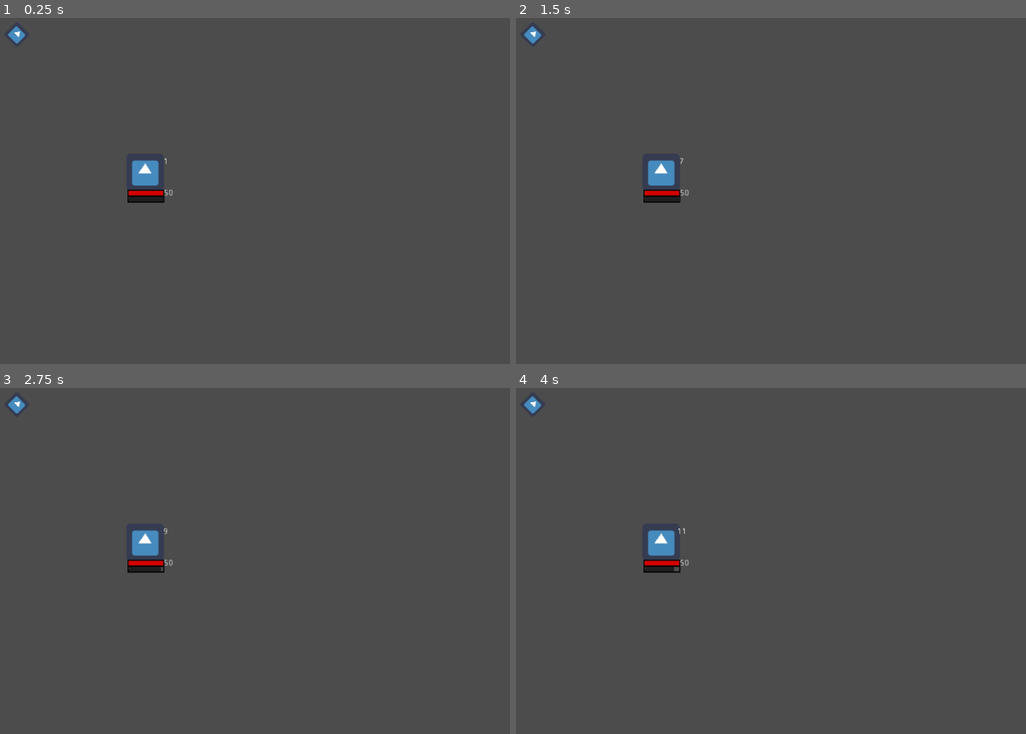
Above: before the commit, frames 1-4 (two rows, left to right).
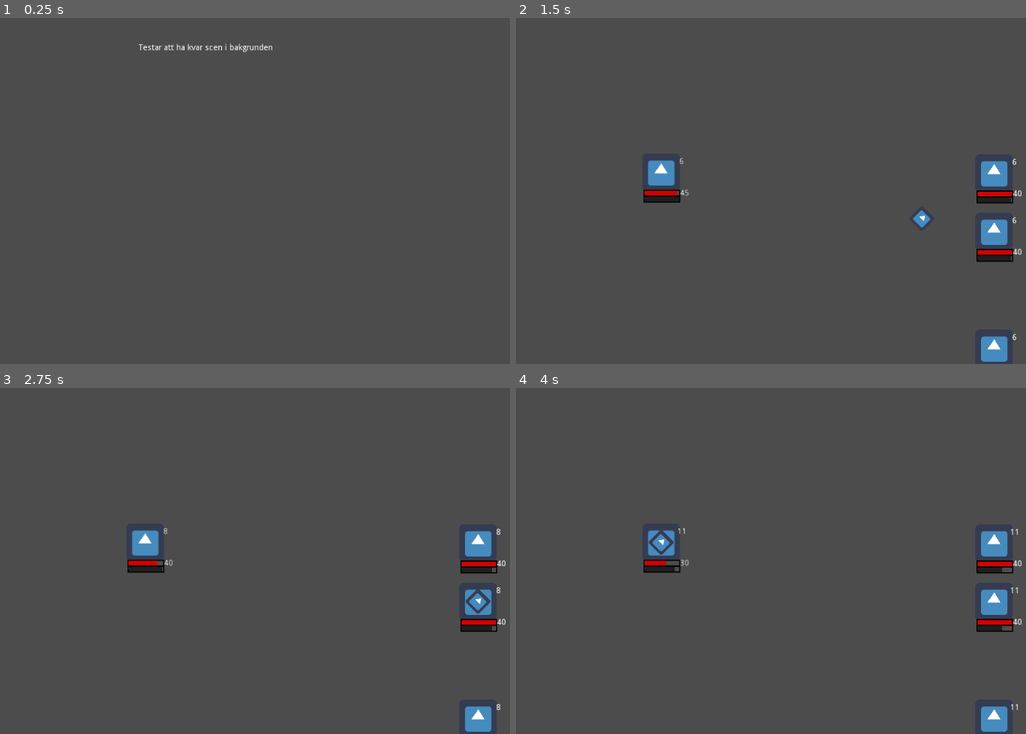
Above: after the commit, the same moments.

Repository: h19mili/Projekt_Fleorune.VM
Game: Godot game, scene res://Test_combat.tscn
The game is run twice, just before and just after one commit, with the same random seed, the same clock (stepped at 60 frames per second) and the same inputs. Before the commit the project starts from res://Main.tscn. The engine's default icon, where the game draws it, is replaced by a stand-in: a white triangle on a blue panel in a dark square.
Inputs:
- Up to frame 1 (0.25 s): no input
- Up to frame 2 (1.5 s): tap Enter (ui_accept) at 0.5, 0.77, 1.25 s; hold Right (ui_right) 0.53-1.28 s; tap A (ui_a) at 0.6, 1.35 s; hold Down (ui_down) from 1.28 s (still down)
- Up to frame 3 (2.75 s): tap Enter (ui_accept) at 1.52, 2 s; release Down (ui_down) at 2.03 s; hold Right (ui_right) from 2.03 s (still down); tap A (ui_a) at 2.1 s
- Up to frame 4 (4 s): tap Enter (ui_accept) at 2.75, 3.02, 3.5, 3.77 s; release Right (ui_right) at 2.78 s; hold Up (ui_up) 2.78-3.53 s; tap A (ui_a) at 2.85, 3.6 s; hold Left (ui_left) from 3.53 s (still down)

The runs differ from the first frame. In frame 1, 1.0% of the frame differs, in the area x 1-54%, y 2-54%; in frame 2, 2.0%; in frame 3, 1.8%; in frame 4, 2.0%, in the area x 1-100%, y 2-100%.
Error before the commit: Division By Zero in operator '%'. (res://Arrow.gd:54)

Commit message:
Skillthings

Diff:
--- a/Job.gd
+++ b/Job.gd
@@ -3,8 +3,17 @@
 class_name Job
 
 onready var stats = get_node("..")
+onready var skills = $Skills
+export(Array) var Starting_skills #= ["res://Skills/Fireball.tres"]
+var skilllista = []
+export(PackedScene) var character_skills_scene : PackedScene
 
 export var statblock : Resource
 func _ready():
 	stats.character(statblock)
+	if Starting_skills != null and Starting_skills.size() > 0:
+		for skill in Starting_skills:
+			var new_skill = character_skills_scene.instance()
+			new_skill.initialize(skill, Skillcraft)
+			skills.add_child(new_skill)
 	pass
--- /dev/null
+++ b/Player karaktär/Characterskills.gd
@@ -0,0 +1,20 @@
+extends Node
+
+
+class_name Characterskills
+
+var Skill_text : String
+var mana_cost : int
+var base_damage : int
+var fire_damage : int
+var Hit_chance : float
+
+
+func initialize(skill, Skill):
+	name = skill.Skill_name
+	Skill_text = skill.Skill_text
+	mana_cost = skill.mana_cost
+	base_damage = skill.base_damage
+	fire_damage = skill.fire_damage
+	Hit_chance = skill.Hit_chance
+	return(self)
--- a/Player karaktär/Player.tscn
+++ b/Player karaktär/Player.tscn
@@ -10,6 +10,8 @@
 [ext_resource path="res://Player karaktär/Healthbar.gd" type="Script" id=8]
 [ext_resource path="res://Job.gd" type="Script" id=9]
 [ext_resource path="res://Player karaktär/Mana_bar.gd" type="Script" id=10]
+[ext_resource path="res://Player karaktär/Skills.tscn" type="PackedScene" id=11]
+[ext_resource path="res://Skills/Fireball.tres" type="Resource" id=12]
 
 [node name="Player" type="Node2D"]
 position = Vector2( -268.303, -1.335 )
@@ -23,7 +25,11 @@
 
 [node name="Job" type="Node" parent="."]
 script = ExtResource( 9 )
+Starting_skills = [ ExtResource( 12 ) ]
+character_skills_scene = ExtResource( 11 )
 statblock = ExtResource( 1 )
+
+[node name="Skills" parent="Job" instance=ExtResource( 11 )]
 
 [node name="Healthbar" type="TextureProgress" parent="."]
 margin_left = -30.0
--- /dev/null
+++ b/Player karaktär/Skills.tscn
@@ -0,0 +1,6 @@
+[gd_scene load_steps=2 format=2]
+
+[ext_resource path="res://Player karaktär/Characterskills.gd" type="Script" id=1]
+
+[node name="Skills" type="Node"]
+script = ExtResource( 1 )
--- a/Player.gd
+++ b/Player.gd
@@ -1,7 +1,6 @@
 extends Battler
-# Declare member variables here. Examples:
-# var a = 2
-# var b = "text",
+
+
 var Etarget : Battler
 onready var select_arrow = get_node("../../Arrow")
 # Called when the node enters the scene tree for the first time.
@@ -20,7 +19,7 @@
 	pass
 
 
-#	pass
+
 func my_turn(targets):
 	CURRENT_DMG = get_node("Battler_Action").Attack_action()
 	if Current_HP > 0:
--- /dev/null
+++ b/Skills/Fireball.tres
@@ -0,0 +1,12 @@
+[gd_resource type="Resource" load_steps=2 format=2]
+
+[ext_resource path="res://Skills/Skillcraft.gd" type="Script" id=1]
+
+[resource]
+script = ExtResource( 1 )
+Skill_name = "firecall"
+Skill_text = "A ball of fire"
+mana_cost = 5
+base_damage = 10
+fire_damage = 0
+Hit_chance = 0.75
--- a/Skills/Skill.gd
+++ b/Skills/Skillcraft.gd
@@ -1,13 +1,14 @@
 extends Resource
 
 
-class_name Skill
+class_name Skillcraft
 
 export var Skill_name : String = "Skill"
 export var Skill_text : String = ""
 
 
 export var mana_cost : int
-export var base_damag : int
+export var base_damage : int
+export var fire_damage : int
 
 export(float, 0.0, 1.0) var Hit_chance : float
--- a/Test_combat.gd
+++ b/Test_combat.gd
@@ -3,15 +3,13 @@
 
 var scene = preload("Main.tscn").instance()
 var enemies : Array = []
-# Declare member variables here. Examples:
-# var a = 2
-# var b = "text"
+
 
 
 # Called when the node enters the scene tree for the first time.
 func _ready():
 	randomize()
-	pass # Replace with function body.
+	pass
 
 
 # Called every frame. 'delta' is the elapsed time since the previous frame.
--- a/project.godot
+++ b/project.godot
@@ -15,6 +15,11 @@
 "path": "res://Battler.gd"
 }, {
 "base": "Node",
+"class": "Characterskills",
+"language": "GDScript",
+"path": "res://Player karaktär/Characterskills.gd"
+}, {
+"base": "Node",
 "class": "Combataction",
 "language": "GDScript",
 "path": "res://Player karaktär/Battler_Action.gd"
@@ -25,9 +30,9 @@
 "path": "res://Job.gd"
 }, {
 "base": "Resource",
-"class": "Skill",
+"class": "Skillcraft",
 "language": "GDScript",
-"path": "res://Skills/Skill.gd"
+"path": "res://Skills/Skillcraft.gd"
 }, {
 "base": "Resource",
 "class": "Statblock",
@@ -41,9 +46,10 @@
 } ]
 _global_script_class_icons={
 "Battler": "",
+"Characterskills": "",
 "Combataction": "",
 "Job": "",
-"Skill": "",
+"Skillcraft": "",
 "Statblock": "",
 "TurnQ": ""
 }
@@ -51,7 +57,7 @@
 [application]
 
 config/name="Projekt Fleorune.VM"
-run/main_scene="res://Main.tscn"
+run/main_scene="res://Test_combat.tscn"
 config/icon="res://icon.png"
 
 [input]
Not shown: 1 places in Player karaktär/Player.tscn that only renumber resources
